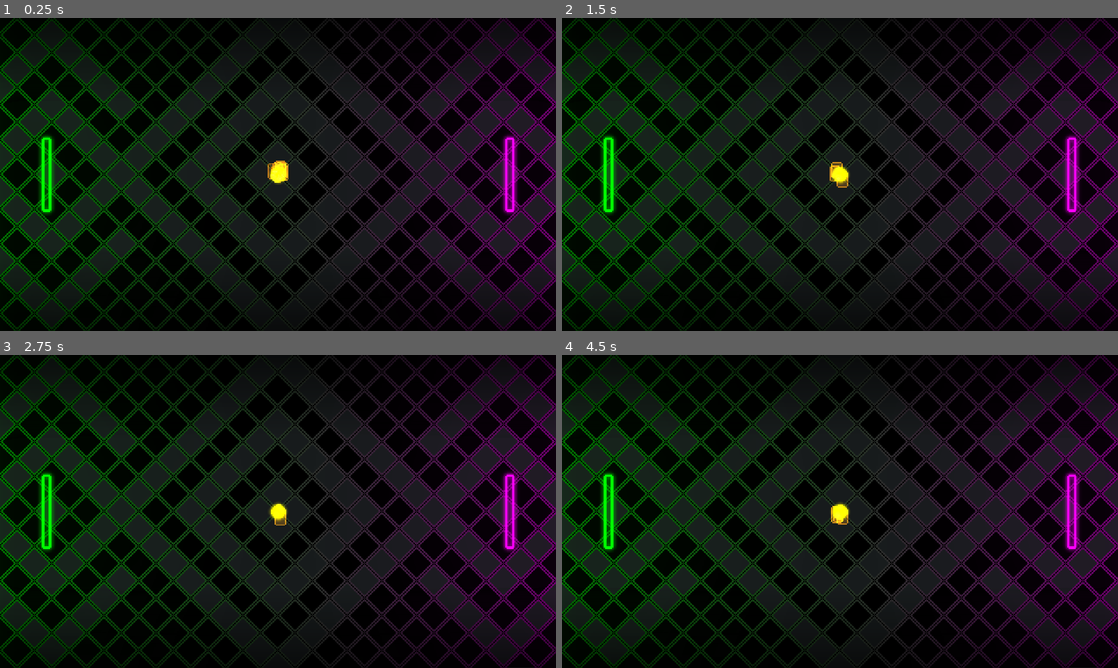
Above: before the commit, frames 1-4 (two rows, left to right).
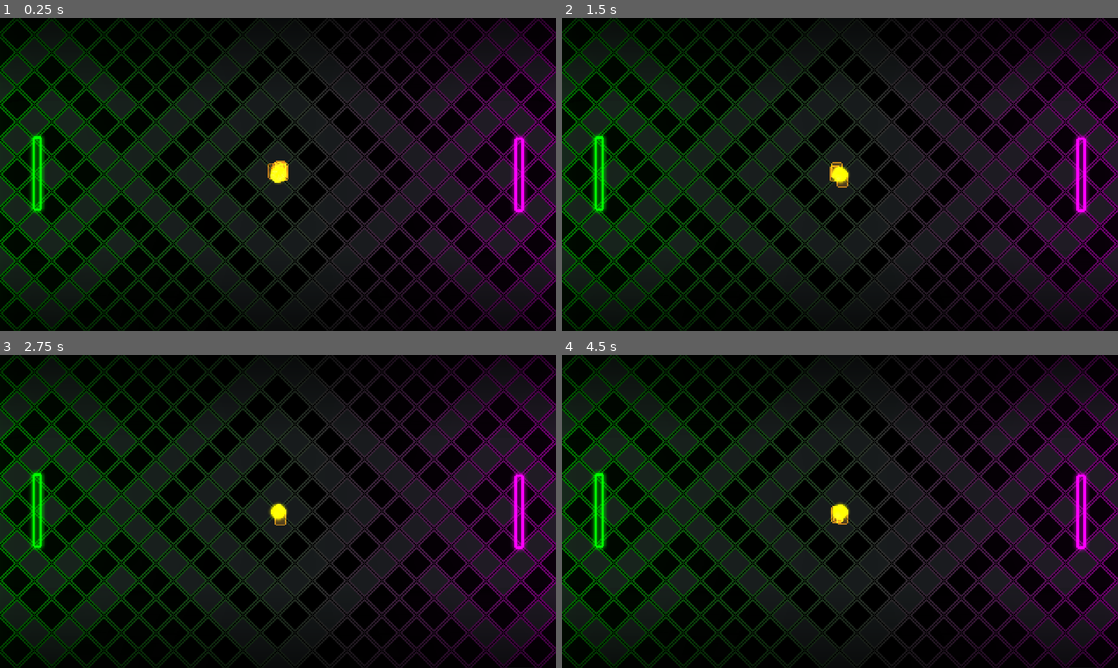
Above: after the commit, the same moments.

Repository: adatechschool/spin-spong
Game: Godot game, scene res://scenes/Pong.tscn
Same seed, same stepped clock (60 frames per second), same inputs: the game is played once before the commit and once after it.
Inputs:
- Up to frame 1 (0.25 s): no input
- Up to frame 2 (1.5 s): tap Enter (ui_accept) at 0.5, 0.77, 1.25 s; hold R 0.53-1.28 s; tap R at 1.35 s
- Up to frame 3 (2.75 s): tap Enter (ui_accept) at 1.52 s; hold R from 2.03 s (still down)
- Up to frame 4 (4.5 s): tap Enter (ui_accept) at 2.75, 3.02, 3.77, 4.25 s; release R at 2.78 s; tap R at 2.85, 4.35 s; hold R 3.53-4.28 s

The runs differ from the first frame. In frame 1, 2.2% of the frame differs, in the area x 5-95%, y 37-64%; in frame 2, 2.2%; in frame 3, 2.2%; in frame 4, 2.2%.

Commit message:
Fix paddle position and size

Diff:
--- a/scenes/PaddleLock.tscn
+++ b/scenes/PaddleLock.tscn
@@ -5,7 +5,7 @@
 [ext_resource path="res://ShaderColor.shader" type="Shader" id=3]
 
 [sub_resource type="RectangleShape2D" id=1]
-extents = Vector2( 6.79037, 48.1166 )
+extents = Vector2( 6.79037, 33.3199 )
 
 [sub_resource type="ShaderMaterial" id=2]
 resource_local_to_scene = true
--- a/scenes/Pong.tscn
+++ b/scenes/Pong.tscn
@@ -13,14 +13,14 @@
 [node name="Paddles" type="Node" parent="."]
 
 [node name="PaddleAdriel" parent="Paddles" instance=ExtResource( 5 )]
-position = Vector2( 40, 135 )
+position = Vector2( 32, 134 )
 rotation_direction = -1
 up = "luc_goes_up"
 down = "luc_goes_down"
 color = Color( 0, 1, 0, 1 )
 
 [node name="PaddleLuc" parent="Paddles" instance=ExtResource( 5 )]
-position = Vector2( 440, 135 )
+position = Vector2( 448, 135 )
 up = "adriel_goes_up"
 down = "adriel_goes_down"
 color = Color( 1, 0, 1, 1 )
